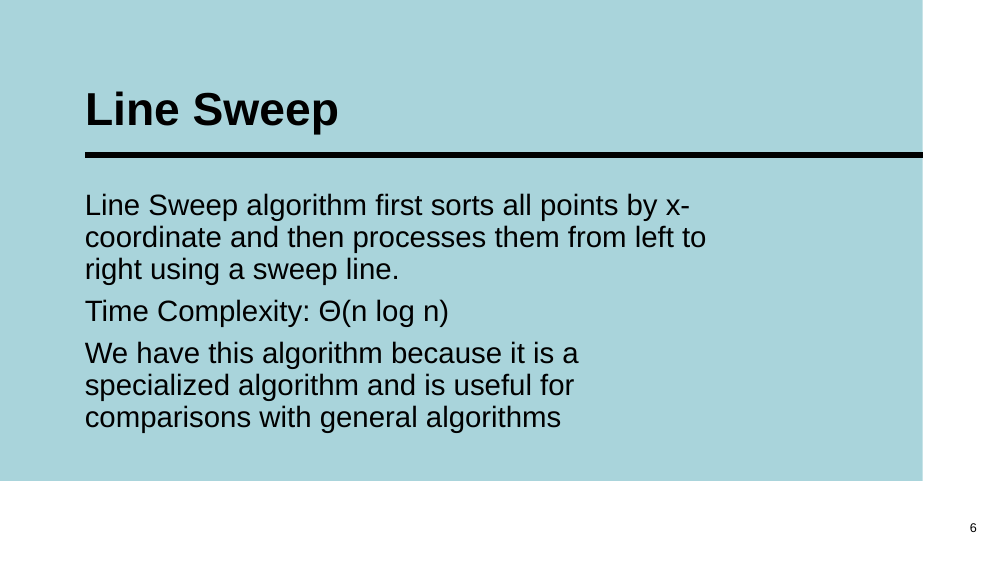
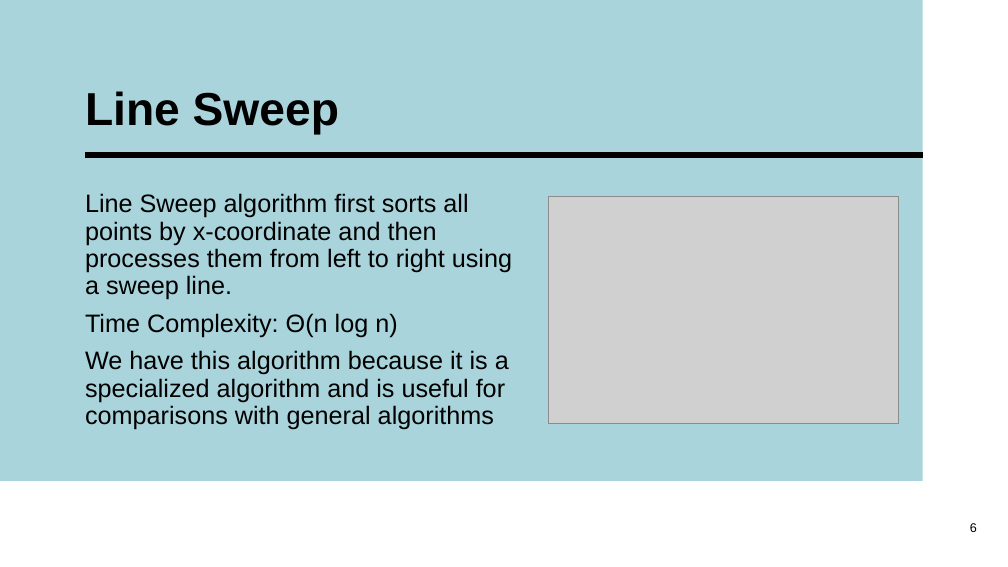
Before and after one commit to lmballard42/Closest_Pair_Algorithm_Comparison, a slide deck: slide 6 of Presentation/Closest Pair Presentation.pptx. Drawn at 1008x567 pixels with LibreOffice and Linux fonts; fonts in the diff are those of the drawing; grey boxes stand for pictures. Boxes give left, top, right and bottom in pixels: in the first picture for what was removed or moved away, otherwise in the second. Text is boxed around its words. In the diff, an @@ line names an element or a change of style, - is before the commit and + after.

Commit message:
Added more pictures to powerpoint

```diff
--- a/Presentation/Closest Pair Presentation.pptx
+++ b/Presentation/Closest Pair Presentation.pptx
@@ text "Line Sweep algorithm first sorts ..." at bbox=[85, 193, 512, 430]: size 28 to 24 pt @@
@@ picture added at bbox=[549, 197, 898, 424] @@
```
Also in this commit, not shown: 6 other slides changed, 1 slide removed.
